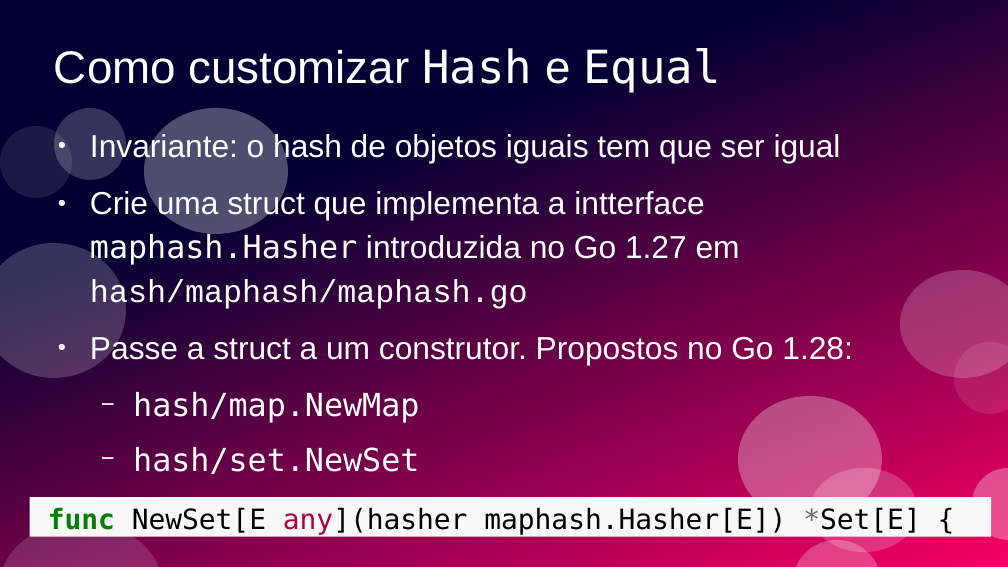
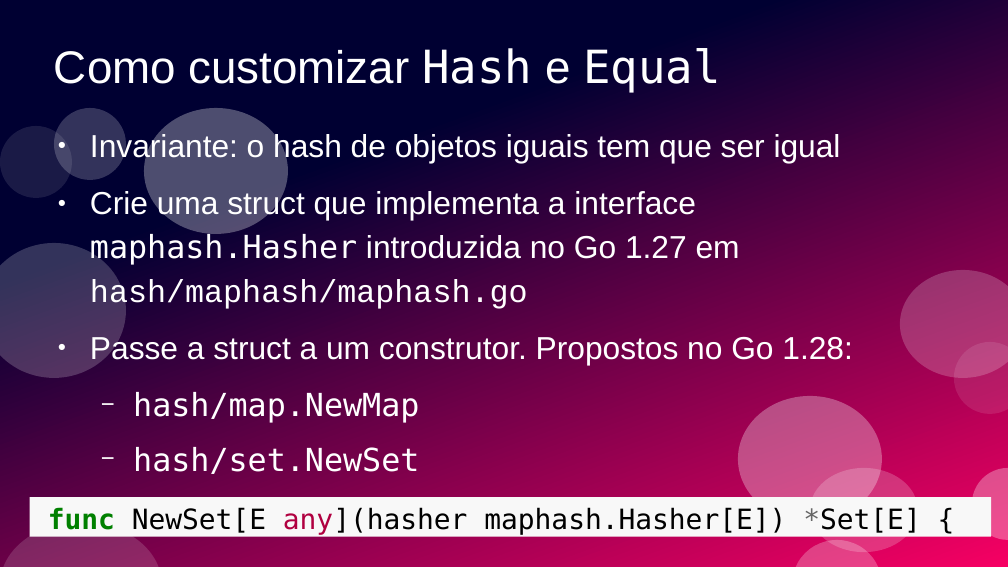
Before and after one commit to ramalho/sets-in-go, a slide deck: slide 101 of conj-em-go1_28.odp (slide 99 before the commit). Drawn at 1008x567 pixels with LibreOffice and Linux fonts; fonts in the diff are those of the drawing. Boxes give left, top, right and bottom in pixels: in the first picture for what was removed or moved away, otherwise in the second. Text is boxed around its words. In the diff, an @@ line names an element or a change of style, - is before the commit and + after.

```diff
--- a/conj-em-go1_28.odp
+++ b/conj-em-go1_28.odp
@@ text at (x1=90, y1=189, x2=740, y2=311): text changed @@
-● Crie uma struct que implementa a intterface maphash.Hasher introduzida no Go 1.27 em hash/maphash/maphash.go
+● Crie uma struct que implementa a interface maphash.Hasher introduzida no Go 1.27 em hash/maphash/maphash.go
```
Also in this commit, not shown: 35 other slides changed, 5 slides added, 3 slides removed, 1 other file.
